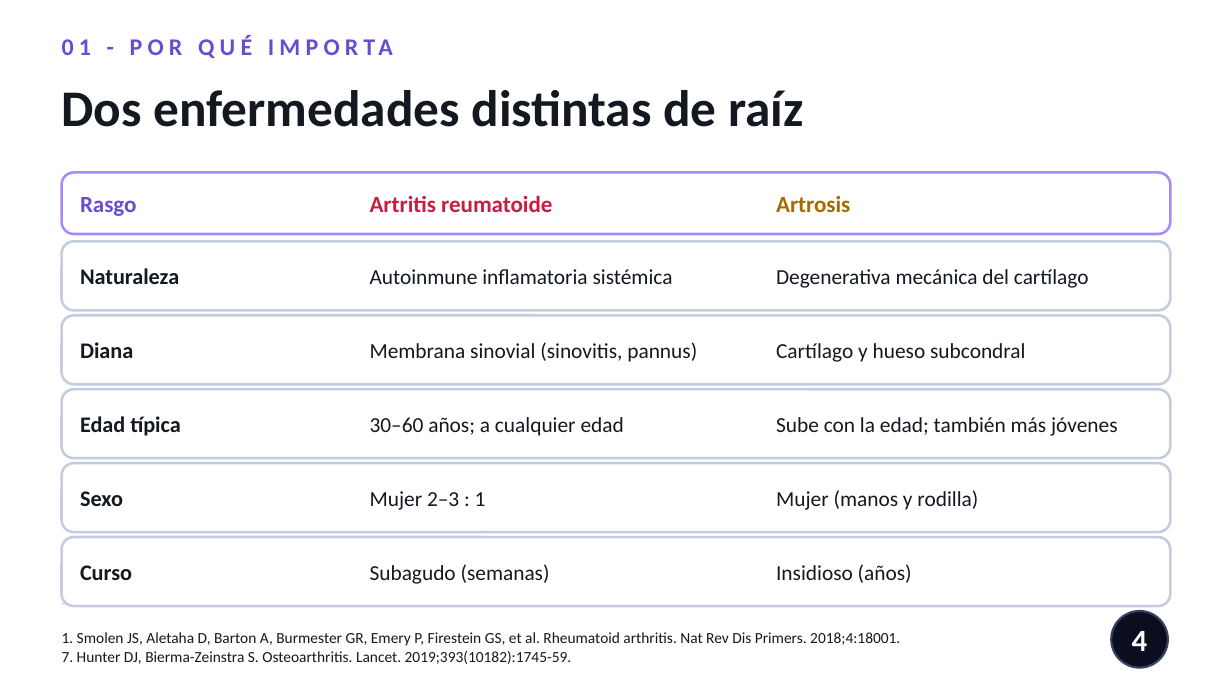
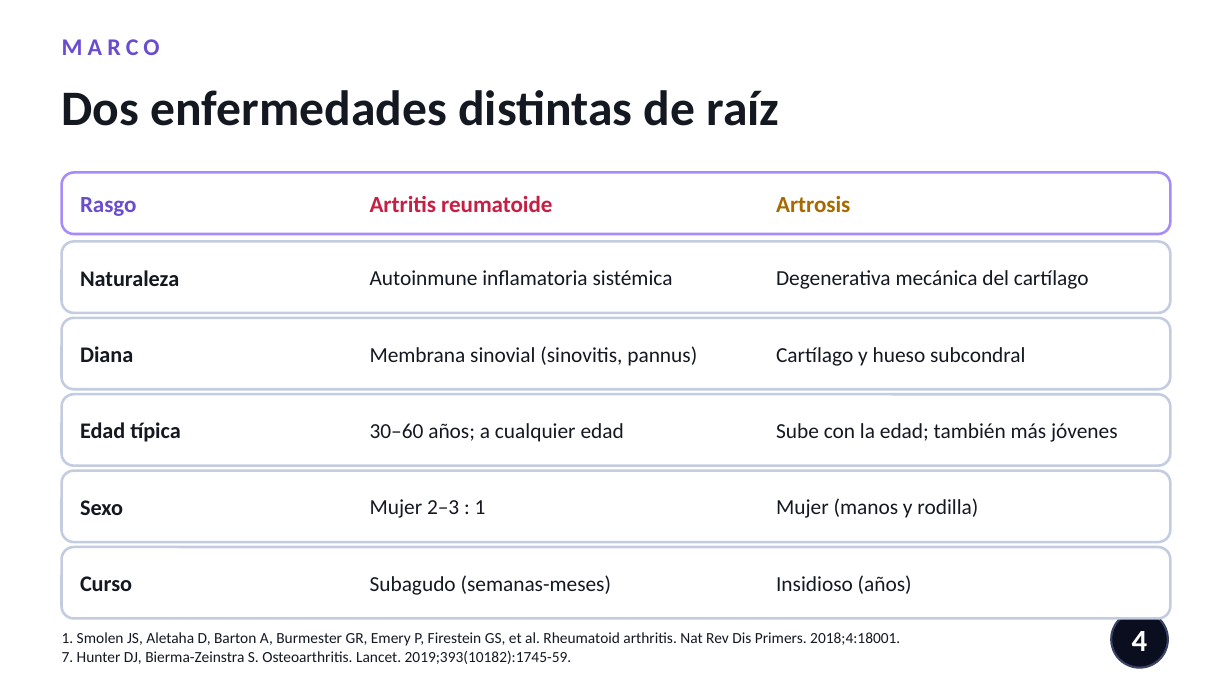
Before and after one commit to nestor120512/nes, a slide deck: slide 4 of Dx_AR_vs_artrosis.pptx. Drawn at 1232x693 pixels with LibreOffice and Linux fonts; fonts in the diff are those of the drawing. Boxes give left, top, right and bottom in pixels: in the first picture for what was removed or moved away, otherwise in the second. Text is boxed around its words. In the diff, an @@ line names an element or a change of style, - is before the commit and + after.

```diff
--- a/Dx_AR_vs_artrosis.pptx
+++ b/Dx_AR_vs_artrosis.pptx
@@ text at bbox=[62, 39, 160, 55]: text changed @@
-01 - POR QUÉ IMPORTA
+MARCO
@@ text "Dos enfermedades distintas de raíz" at bbox=[62, 90, 780, 126]: size 30 to 29 pt @@
@@ 6 texts, 2 rounded rectangles: place and size @@
-6 texts, 2 rounded rectangles at bbox=[62, 315, 1170, 458]
+6 texts, 2 rounded rectangles at bbox=[62, 318, 1170, 466]
@@ 5 texts, 2 rounded rectangles: place and size @@
-5 texts, 2 rounded rectangles at bbox=[62, 463, 1170, 606]
+5 texts, 2 rounded rectangles at bbox=[62, 471, 1170, 618]
@@ proportions changed in 5 elements at bbox=[62, 241, 1170, 313], bbox=[62, 318, 1170, 389], bbox=[62, 394, 1170, 466], bbox=[62, 471, 1170, 542], bbox=[62, 547, 1170, 618] @@
@@ text at bbox=[370, 575, 612, 595]: text changed @@
-Subagudo (semanas)
+Subagudo (semanas-meses)
```
Also in this commit, not shown: 20 other slides changed, 1 slide added, 14 slides removed.
